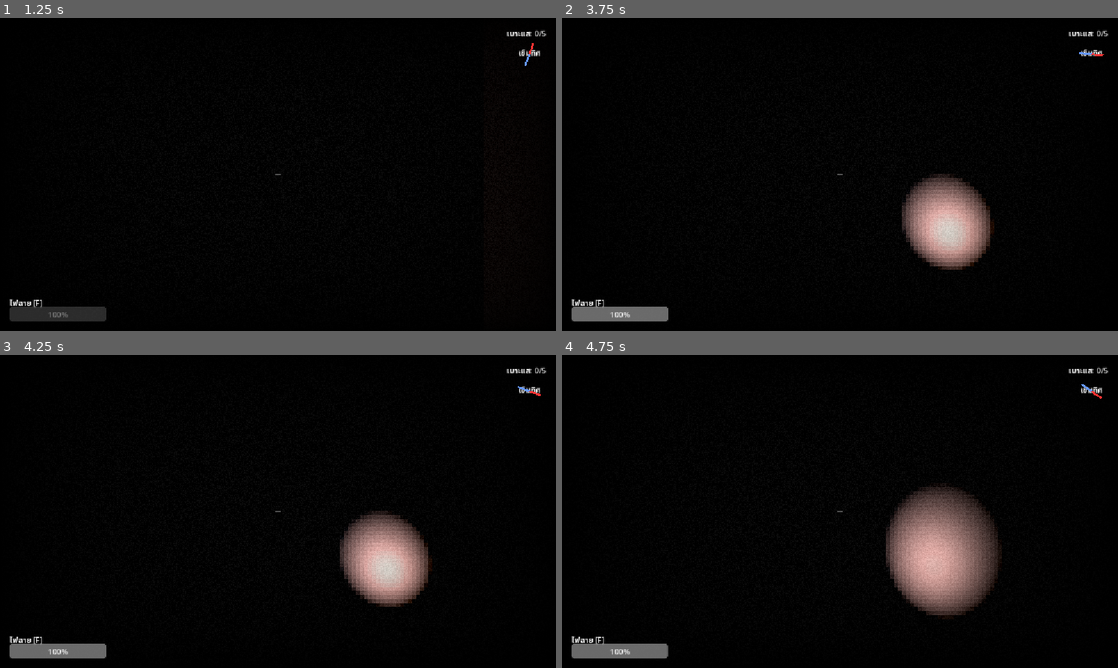
Above: before the commit, frames 1-4 (two rows, left to right).
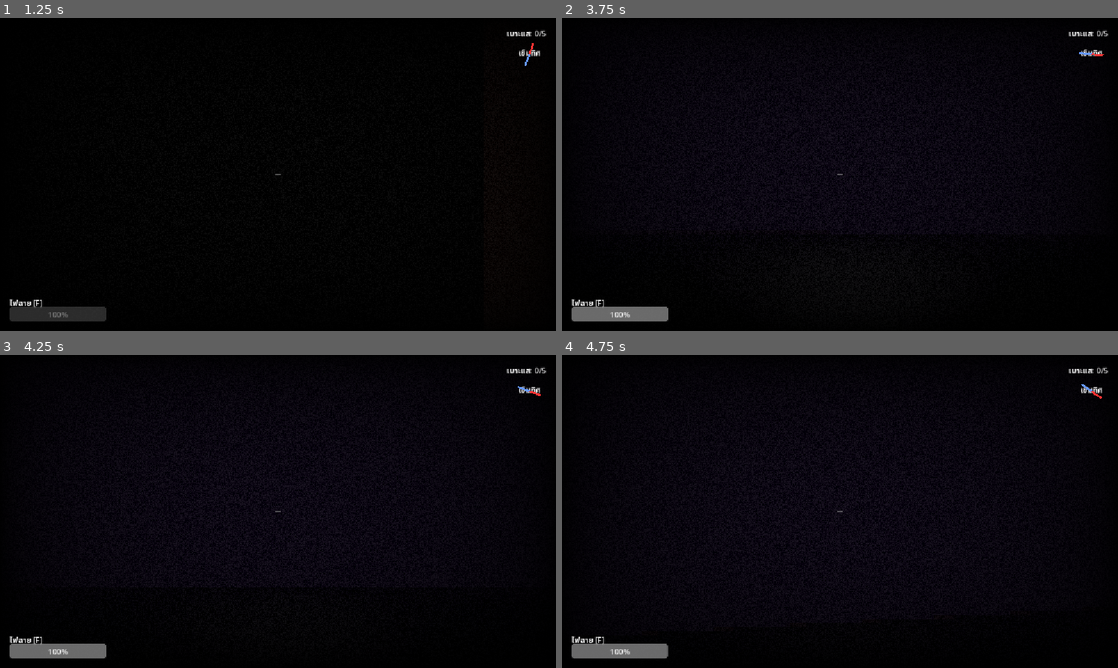
Above: after the commit, the same moments.

Repository: KanonKC/a-maze
Game: Godot game, scene res://scenes/main_menu.tscn
The game is run twice, just before and just after one commit, with the same random seed, the same clock (stepped at 60 frames per second) and the same inputs.
Inputs (mouse positions are in pixels of both pictures, inside the frame that each line leads up to):
- Up to frame 1 (1.25 s): click "เริ่มเล่น" at 0.5 s
- Up to frame 2 (3.75 s): tap Enter (ui_accept) at 1.25, 1.52, 1.55, 1.82, 2.1, 2.27, 2.57, 3.05 s; move the mouse to (867, 174) at 1.27 s; hold N (noclip, bound only after the commit) 1.28-2.03 s; hold W (move_forward) from 1.28 s (still down); move the mouse to (812, 174) at 2.02 s; tap N (noclip, bound only after the commit) at 2.3 s; move the mouse to (851, 168) at 2.77 s; hold Ctrl (crouch) 2.78-3.53 s; move the mouse to (834, 180) at 3.52 s; tap F (toggle_flashlight) at 3.6 s
- Up to frame 3 (4.25 s): keep holding W (move_forward); tap Enter (ui_accept) at 3.77, 4.07 s; tap N (noclip, bound only after the commit) at 3.8 s
- Up to frame 4 (4.75 s): keep holding W (move_forward); move the mouse to (878, 514) at 4.27 s; hold E (use_chalk) from 4.28 s (still down); tap Enter (ui_accept) at 4.52, 4.55 s

Frame 1 is identical in both runs. In frame 2, 3.8% of the frame differs, in the area x 61-77%, y 49-81%; in frame 3, 3.8%; in frame 4, 6.5%, in the area x 58-79%, y 42-84%.

Commit message:
fix: clues do not count

Diff:
--- a/project.godot
+++ b/project.godot
@@ -52,6 +52,11 @@
 "events": [Object(InputEventKey,"resource_local_to_scene":false,"resource_name":"","device":-1,"window_id":0,"alt_press …(192 unchanged characters)…
 ]
 }
+noclip={
+"deadzone": 0.5,
+"events": [Object(InputEventKey,"resource_local_to_scene":false,"resource_name":"","device":-1,"window_id":0,"alt_pressed":false,"shift_pressed":false,"ctrl_pressed":false,"meta_pressed":false,"pressed":false,"keycode":0,"physical_keycode":78,"key_label":0,"unicode":110,"location":0,"echo":false,"script":null)
+]
+}
 use_chalk={
 "deadzone": 0.5,
 "events": [Object(InputEventKey,"resource_local_to_scene":false,"resource_name":"","device":-1,"window_id":0,"alt_press …(192 unchanged characters)…
--- a/scripts/game_manager.gd
+++ b/scripts/game_manager.gd
@@ -25,6 +25,7 @@
 @onready var hud = $HUD
 
 func _ready() -> void:
+	add_to_group("game_manager")
 	process_mode = Node.PROCESS_MODE_ALWAYS
 	checkpoint_position = player.global_position
 	hud.setup(player, self)
--- a/scripts/hud.gd
+++ b/scripts/hud.gd
@@ -16,6 +16,10 @@
 
 var _clue_display: Label
 var _clue_tween: Tween
+var _clue_dismiss_hint: Label
+var _clue_showing := false
+var _clue_hold_time := 0.0
+const CLUE_HOLD_DISMISS := 2.5
 
 # Crosshair nodes created in code
 var _crosshair_h: ColorRect
@@ -36,6 +40,7 @@
 	_build_crosshair()
 	_build_crouch_label()
 	_build_clue_display()
+	_build_clue_dismiss_hint()
 
 func _setup_mirror_frame() -> void:
 	# Reposition mirror to lower-center — looks like holding a hand mirror
@@ -55,12 +60,12 @@
 	_clue_display = Label.new()
 	_clue_display.anchor_left   = 0.5
 	_clue_display.anchor_right  = 0.5
-	_clue_display.anchor_top    = 0.65
-	_clue_display.anchor_bottom = 0.65
+	_clue_display.anchor_top    = 0.18
+	_clue_display.anchor_bottom = 0.18
 	_clue_display.offset_left   = -320
 	_clue_display.offset_right  =  320
 	_clue_display.offset_top    = 0
-	_clue_display.offset_bottom = 160
+	_clue_display.offset_bottom = 200
 	_clue_display.horizontal_alignment = HORIZONTAL_ALIGNMENT_CENTER
 	_clue_display.vertical_alignment   = VERTICAL_ALIGNMENT_TOP
 	_clue_display.autowrap_mode = TextServer.AUTOWRAP_WORD_SMART
@@ -69,6 +74,24 @@
 	_clue_display.modulate.a = 0.0
 	_clue_display.mouse_filter = Control.MOUSE_FILTER_IGNORE
 	add_child(_clue_display)
+
+func _build_clue_dismiss_hint() -> void:
+	_clue_dismiss_hint = Label.new()
+	_clue_dismiss_hint.text = "กดค้าง [Space] เพื่อปิด"
+	_clue_dismiss_hint.add_theme_font_size_override("font_size", 13)
+	_clue_dismiss_hint.add_theme_color_override("font_color", Color(0.6, 0.6, 0.6, 0.7))
+	_clue_dismiss_hint.anchor_left   = 0.5
+	_clue_dismiss_hint.anchor_right  = 0.5
+	_clue_dismiss_hint.anchor_top    = 0.18
+	_clue_dismiss_hint.anchor_bottom = 0.18
+	_clue_dismiss_hint.offset_left   = -160
+	_clue_dismiss_hint.offset_right  =  160
+	_clue_dismiss_hint.offset_top    = 210
+	_clue_dismiss_hint.offset_bottom = 235
+	_clue_dismiss_hint.horizontal_alignment = HORIZONTAL_ALIGNMENT_CENTER
+	_clue_dismiss_hint.modulate.a = 0.0
+	_clue_dismiss_hint.mouse_filter = Control.MOUSE_FILTER_IGNORE
+	add_child(_clue_dismiss_hint)
 
 func _build_crouch_label() -> void:
 	_crouch_label = Label.new()
@@ -173,6 +196,18 @@
 		_crosshair_h.color = col
 		_crosshair_v.color = col
 
+	# Clue dismiss — hold Space
+	if _clue_showing:
+		if Input.is_action_pressed("ui_accept"):
+			_clue_hold_time += delta
+			var progress := _clue_hold_time / CLUE_HOLD_DISMISS
+			_clue_dismiss_hint.text = "กดค้าง [Space] เพื่อปิด [%d%%]" % int(progress * 100)
+			if _clue_hold_time >= CLUE_HOLD_DISMISS:
+				_dismiss_clue_text()
+		else:
+			_clue_hold_time = 0.0
+			_clue_dismiss_hint.text = "กดค้าง [Space] เพื่อปิด"
+
 	# Chalk
 	if player.has_chalk:
 		chalk_label.text = "ชอล์ก: %d" % player.chalk_uses
@@ -187,12 +222,22 @@
 	if not _clue_display:
 		return
 	_clue_display.text = text
+	_clue_hold_time = 0.0
+	_clue_showing = true
 	if _clue_tween and _clue_tween.is_valid():
 		_clue_tween.kill()
 	_clue_tween = create_tween()
 	_clue_tween.tween_property(_clue_display, "modulate:a", 1.0, 0.8)
-	_clue_tween.tween_interval(5.0)
-	_clue_tween.tween_property(_clue_display, "modulate:a", 0.0, 1.2)
+	_clue_tween.tween_property(_clue_dismiss_hint, "modulate:a", 0.7, 0.8)
+
+func _dismiss_clue_text() -> void:
+	_clue_showing = false
+	_clue_hold_time = 0.0
+	if _clue_tween and _clue_tween.is_valid():
+		_clue_tween.kill()
+	_clue_tween = create_tween()
+	_clue_tween.tween_property(_clue_display, "modulate:a", 0.0, 0.4)
+	_clue_tween.tween_property(_clue_dismiss_hint, "modulate:a", 0.0, 0.4)
 
 func setup(p: CharacterBody3D, gm: Node) -> void:
 	player = p
--- a/scripts/maze_level.gd
+++ b/scripts/maze_level.gd
@@ -90,10 +90,8 @@
 		_world_env.environment.fog_light_color = Color(0.05, 0.03, 0.08)
 		_world_env.environment.ambient_light_energy = 0.25  # slight base visibility without flashlight
 
-	# Connect exit_unlocked signal from game_manager
-	var gm = get_tree().get_first_node_in_group("game_manager")
-	if gm and gm.has_signal("exit_unlocked"):
-		gm.exit_unlocked.connect(_on_exit_unlocked)
+	# Connect exit_unlocked after all _ready() calls finish
+	call_deferred("_connect_exit_signal")
 
 	# 6. Spawn items
 	_spawn_items()
@@ -520,6 +518,11 @@
 	if _exit_blocker:
 		_exit_blocker.collision_layer = 0  # remove physical barrier
 
+func _connect_exit_signal() -> void:
+	var gm = get_tree().get_first_node_in_group("game_manager")
+	if gm and gm.has_signal("exit_unlocked"):
+		gm.exit_unlocked.connect(_on_exit_unlocked)
+
 func _place_exit_trigger(x: float, z: float) -> void:
 	var area := Area3D.new()
 	area.position = Vector3(x, 1.0, z)
--- a/scripts/player.gd
+++ b/scripts/player.gd
@@ -21,6 +21,7 @@
 var has_mirror := false
 
 # ── Internal ───────────────────────────────────────────────
+var noclip := false
 var is_crouching := false
 var _step_timer  := 0.0
 var _danger_level := 0.0   # 0 = safe, 1 = ghost very close (set by ghost AI)
@@ -94,6 +95,9 @@
 		camera_mount.rotation.x = clamp(camera_mount.rotation.x, deg_to_rad(-80), deg_to_rad(80))
 
 func _unhandled_input(event: InputEvent) -> void:
+	if event.is_action_pressed("noclip"):
+		noclip = !noclip
+		col_shape.disabled = noclip
 	if event.is_action_pressed("toggle_flashlight"):
 		_toggle_flashlight()
 	if event.is_action_pressed("use_chalk"):
@@ -131,6 +135,13 @@
 		playback.push_frame(Vector2.ONE * sin(_hum_phase) * vol)
 
 func _handle_movement(delta: float) -> void:
+	if noclip:
+		var speed := WALK_SPEED * 3.0
+		var input := Input.get_vector("move_left", "move_right", "move_forward", "move_back")
+		var dir := (camera.global_transform.basis * Vector3(input.x, 0, input.y)).normalized()
+		global_position += dir * speed * delta
+		velocity = Vector3.ZERO
+		return
 	if not is_on_floor():
 		velocity.y -= GRAVITY * delta
 	var speed := CROUCH_SPEED if is_crouching else WALK_SPEED
